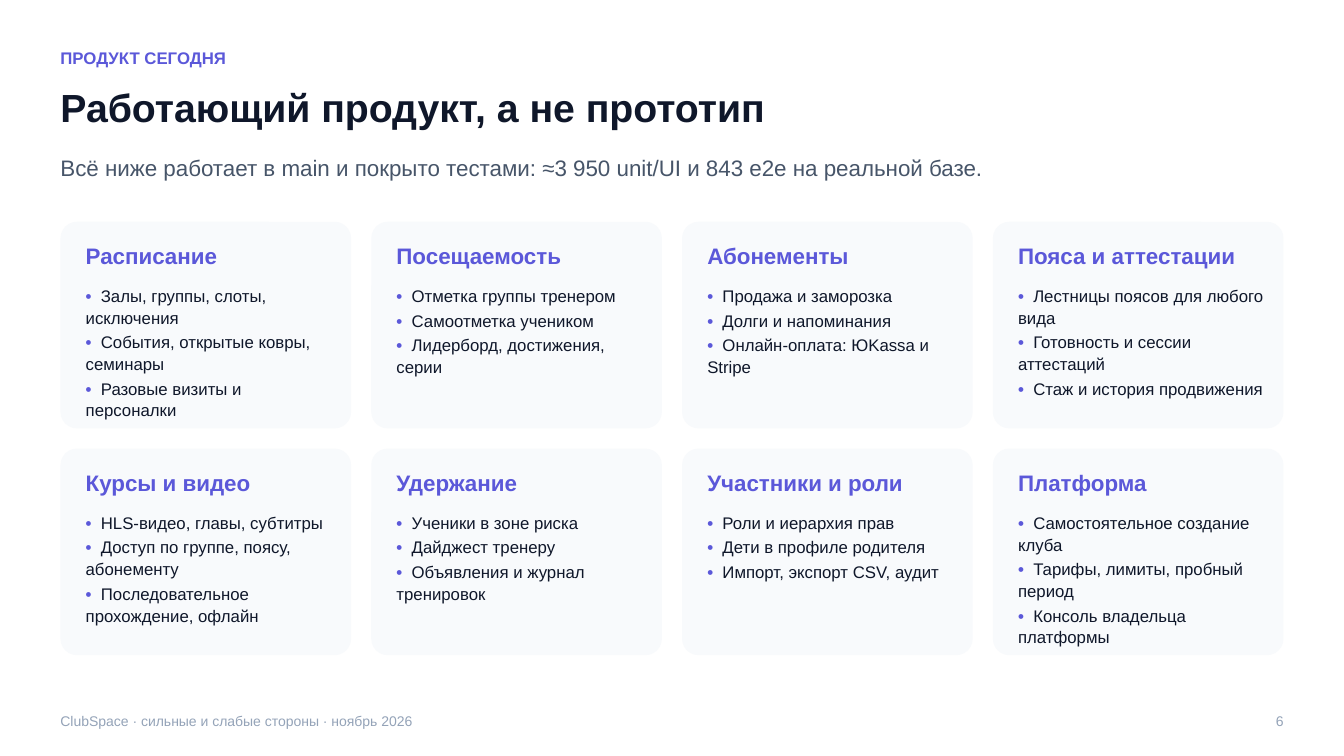
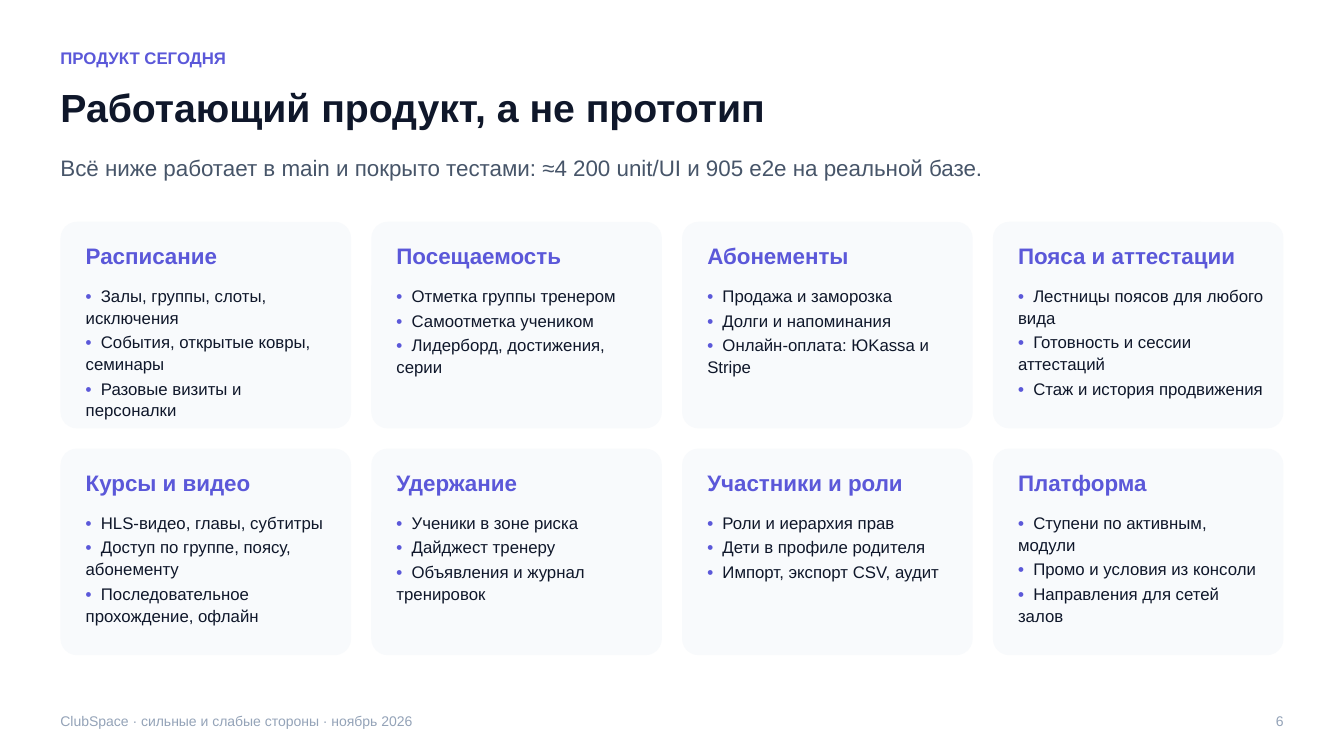
Before and after one commit to ilyakislenko/clubspace, a slide deck: slide 7 of docs/strategy/ClubSpace-strengths-weaknesses.pptx. Drawn at 1344x756 pixels with LibreOffice and Linux fonts; fonts in the diff are those of the drawing. Boxes give left, top, right and bottom in pixels: in the first picture for what was removed or moved away, otherwise in the second. Text is boxed around its words. In the diff, an @@ line names an element or a change of style, - is before the commit and + after.

Commit message:
docs(strategy): active-member pricing, modules, directions, unit-economics model, updated deck (#411)

```diff
--- a/docs/strategy/ClubSpace-strengths-weaknesses.pptx
+++ b/docs/strategy/ClubSpace-strengths-weaknesses.pptx
@@ text at box(60, 159, 982, 181): text changed @@
-Всё ниже работает в main и покрыто тестами: ≈3 950 unit/UI и 843 e2e на реальной базе.
+Всё ниже работает в main и покрыто тестами: ≈4 200 unit/UI и 905 e2e на реальной базе.
@@ text at box(1018, 517, 1256, 622): text changed @@
-• Самостоятельное создание клуба
-• Тарифы, лимиты, пробный период
-• Консоль владельца платформы
+• Ступени по активным, модули
+• Промо и условия из консоли
+• Направления для сетей залов
```
Also in this commit, not shown: 7 other slides changed, 6 slides added, 2 slides removed, 5 other files.
